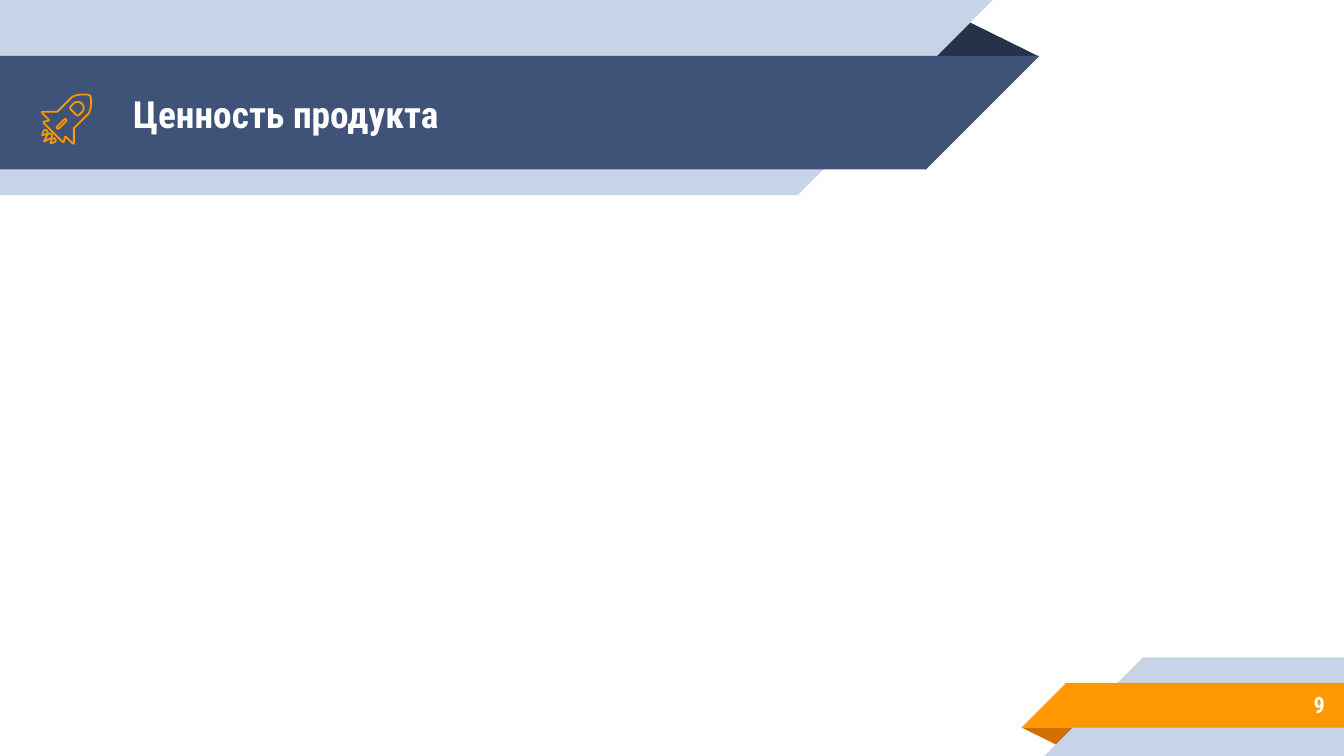
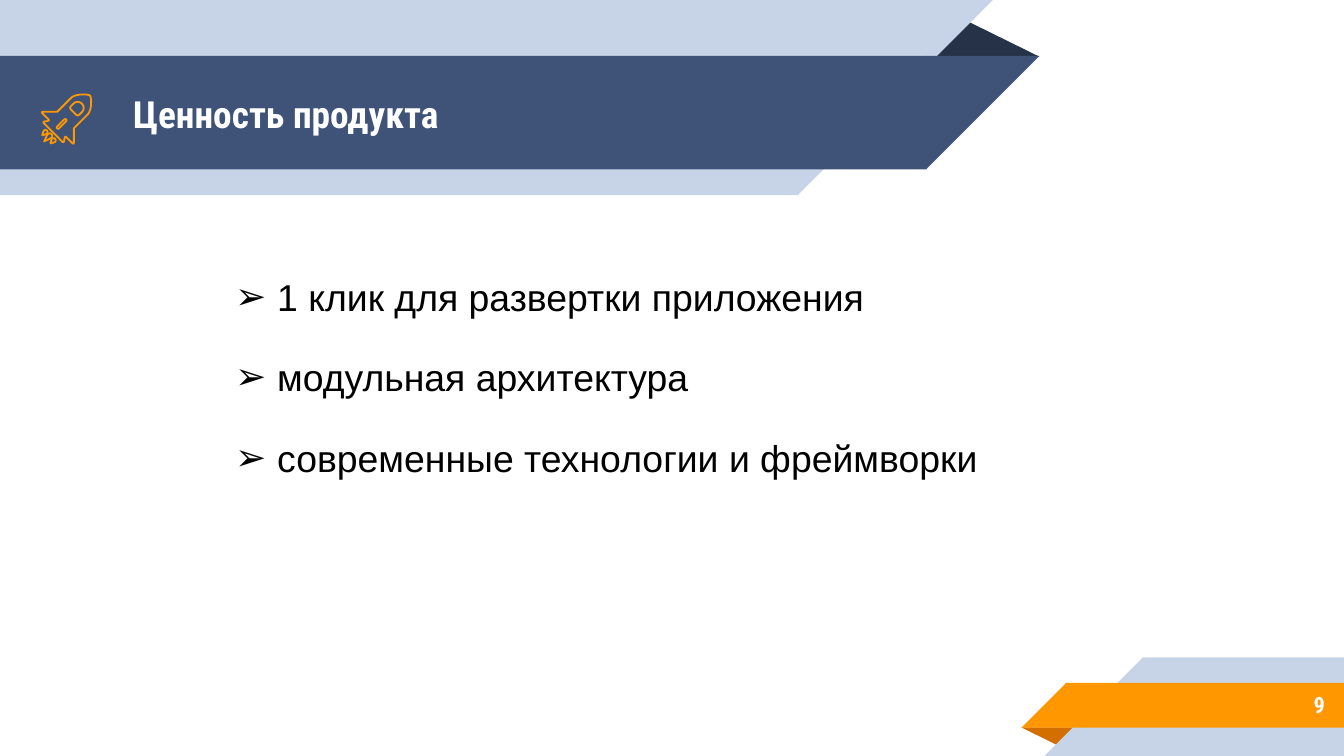
Before and after one commit to KochankovID/hacatone_miac, a slide deck: slide 9 of visual/Danko.pptx. Drawn at 1344x756 pixels with LibreOffice and Linux fonts; fonts in the diff are those of the drawing. Boxes give left, top, right and bottom in pixels: in the first picture for what was removed or moved away, otherwise in the second. Text is boxed around its words. In the diff, an @@ line names an element or a change of style, - is before the commit and + after.

```diff
--- a/visual/Danko.pptx
+++ b/visual/Danko.pptx
@@ text added at (277,285,977,480), 20 pt, text #000000 @@
+➢ 1 клик для развертки приложения
+➢ модульная архитектура
+➢ современные технологии и фреймворки
```
Also in this commit, not shown: 11 other slides changed, 1 slide added, 3 slides removed, 1 other file.
